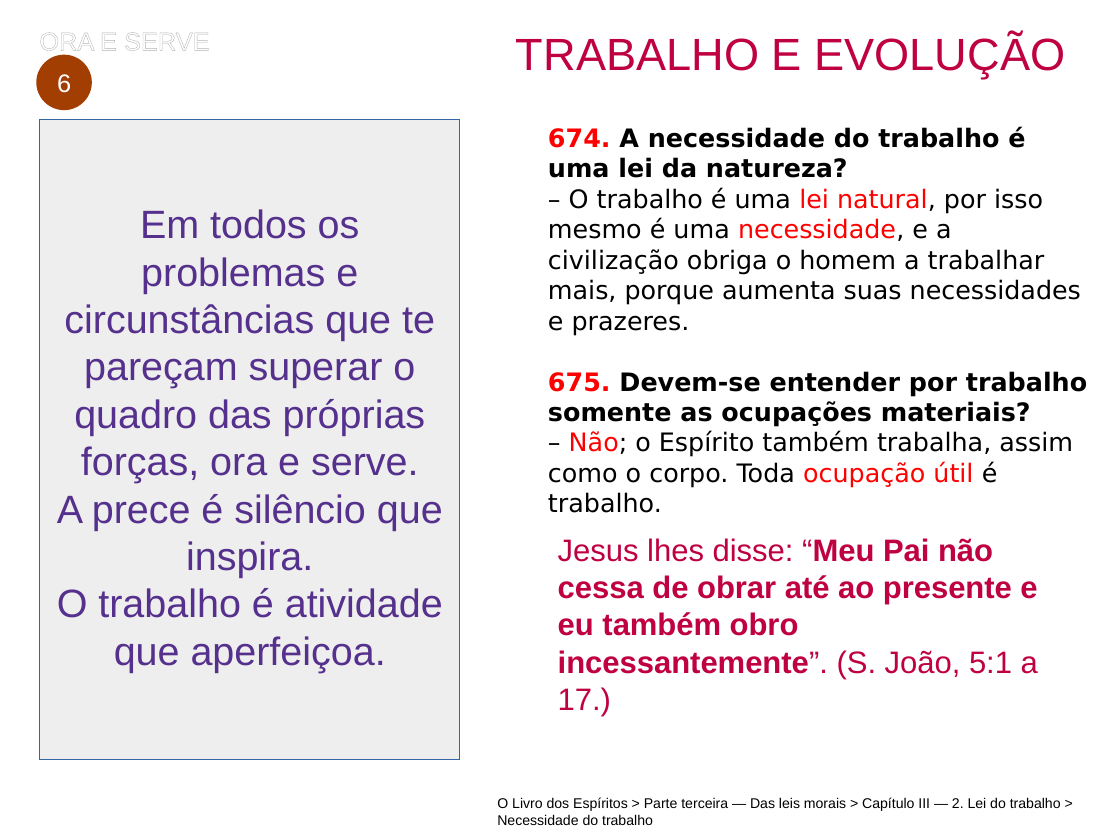
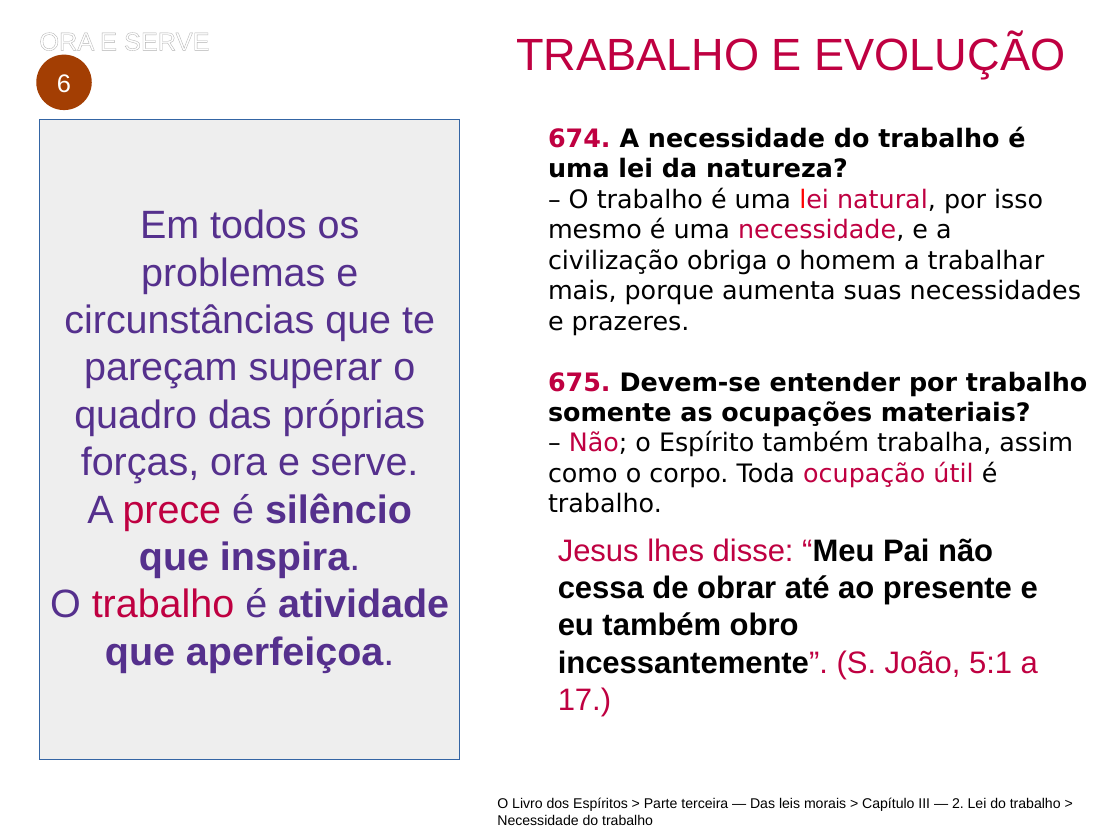
Before and after one commit to pjpro/palestra_ora_e_serve, a slide deck: slide 10 of presentation/Ora e Serve.pptx. Drawn at 1120x839 pixels with LibreOffice and Linux fonts; fonts in the diff are those of the drawing; background and template pictures are left out. Boxes give left, top, right and bottom in pixels: in the first picture for what was removed or moved away, otherwise in the second. Text is boxed around its words. In the diff, an @@ line names an element or a change of style, - is before the commit and + after.

```diff
--- a/presentation/Ora e Serve.pptx
+++ b/presentation/Ora e Serve.pptx
@@ text "674. A necessidade do trabalho ..." at box(548, 127, 1087, 513): text colour #FF0000 to #BF0041 in "674.", "lei natural, necessidade,", "675.", "Não; ocupação útil" @@
@@ text in rectangle at box(50, 493, 449, 673): text colour #55308D to #BF0041 in "prece", "trabalho"; bold on in "silêncio que inspira.", "atividade que aperfeiçoa." @@
@@ text "Jesus lhes disse: “Meu Pai ..." at box(558, 538, 1038, 716): text colour #BF0041 to #000000 in "“Meu Pai não cessa de obrar até ..." @@
```
Also in this commit, not shown: 8 other slides changed, 3 other files.
